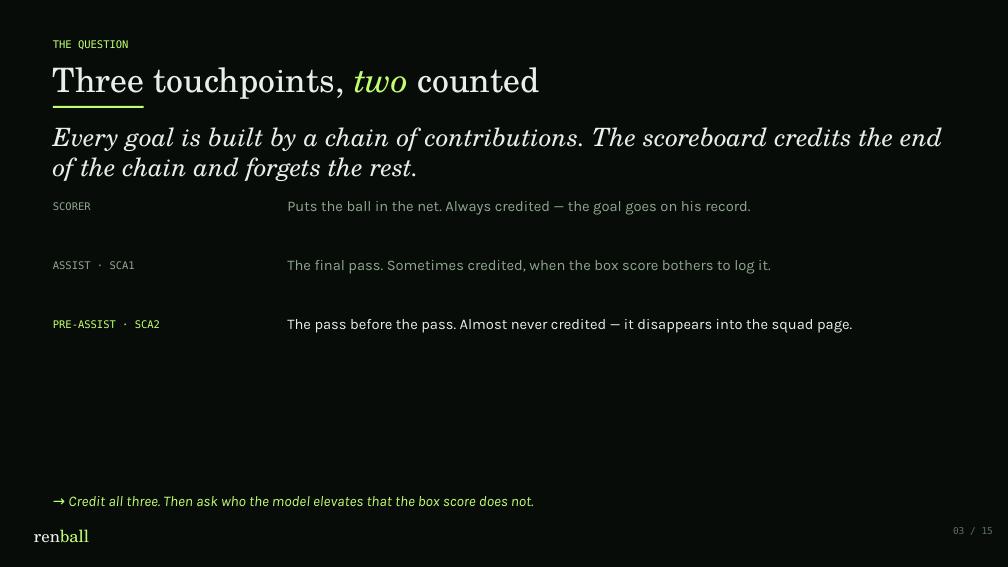
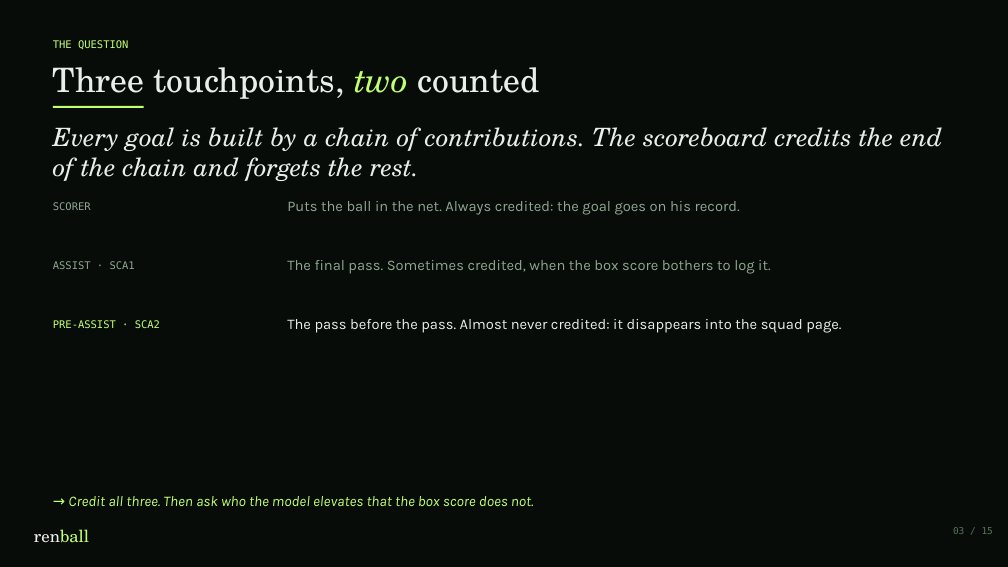
Before and after one commit to koeymenc/renball, a slide deck: slide 3 of projects/03-true-contributors/slides.pptx. Drawn at 1008x567 pixels with LibreOffice and Linux fonts; fonts in the diff are those of the drawing. Boxes give left, top, right and bottom in pixels: in the first picture for what was removed or moved away, otherwise in the second. Text is boxed around its words. In the diff, an @@ line names an element or a change of style, - is before the commit and + after.

```diff
--- a/projects/03-true-contributors/slides.pptx
+++ b/projects/03-true-contributors/slides.pptx
@@ text at <box>287,201,740,215</box>: text changed @@
-Puts the ball in the net. Always credited — the goal goes on his record.
+Puts the ball in the net. Always credited: the goal goes on his record.
@@ text at <box>287,319,841,333</box>: text changed @@
-The pass before the pass. Almost never credited — it disappears into the squad page.
+The pass before the pass. Almost never credited: it disappears into the squad page.
```
Also in this commit, not shown: 11 other slides changed, 17 other files.
